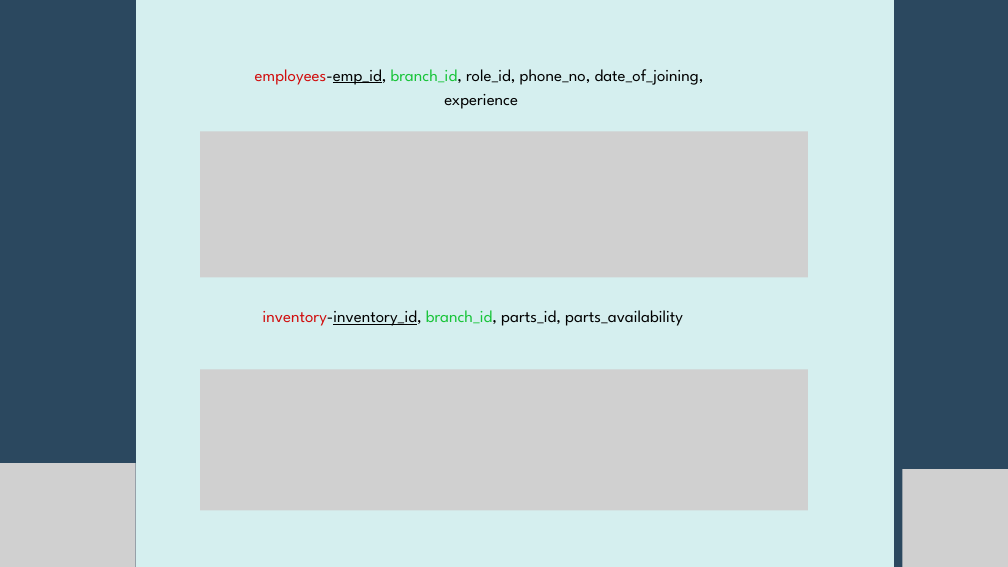
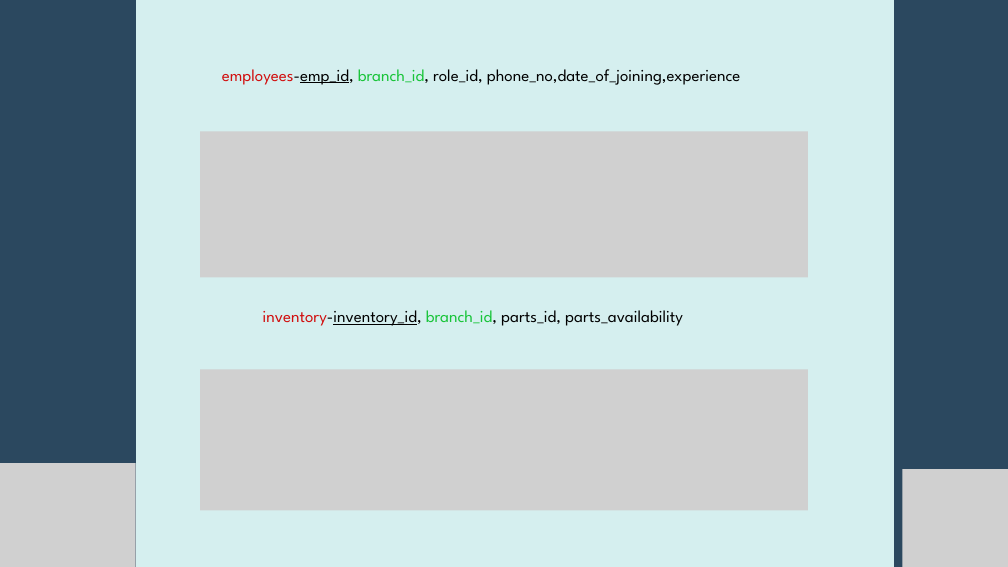
Before and after one commit to Jothikumargunasekar/Vehicle-Service-Center, a slide deck: slide 6 of vehicle service center.pptx. Drawn at 1008x567 pixels with LibreOffice and Linux fonts; fonts in the diff are those of the drawing; grey boxes stand for pictures. Boxes give left, top, right and bottom in pixels: in the first picture for what was removed or moved away, otherwise in the second. Text is boxed around its words. In the diff, an @@ line names an element or a change of style, - is before the commit and + after.

```diff
--- a/vehicle service center.pptx
+++ b/vehicle service center.pptx
@@ text at <box>222,69,741,85</box>: text changed @@
-employees-emp_id, branch_id, role_id, phone_no, date_of_joining,
-experience
+employees-emp_id, branch_id, role_id, phone_no,date_of_joining,experience
```
Also in this commit, not shown: 3 other slides changed.
